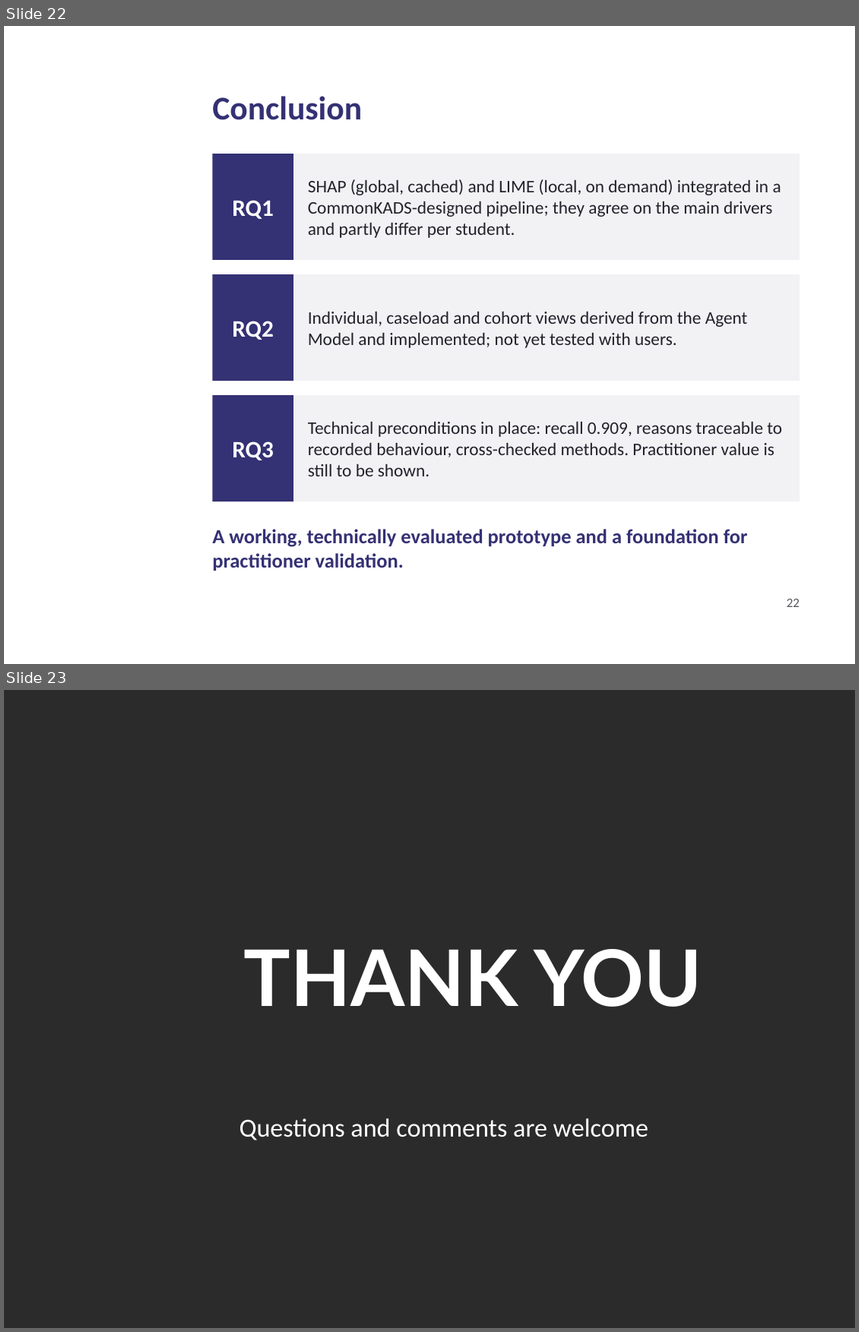
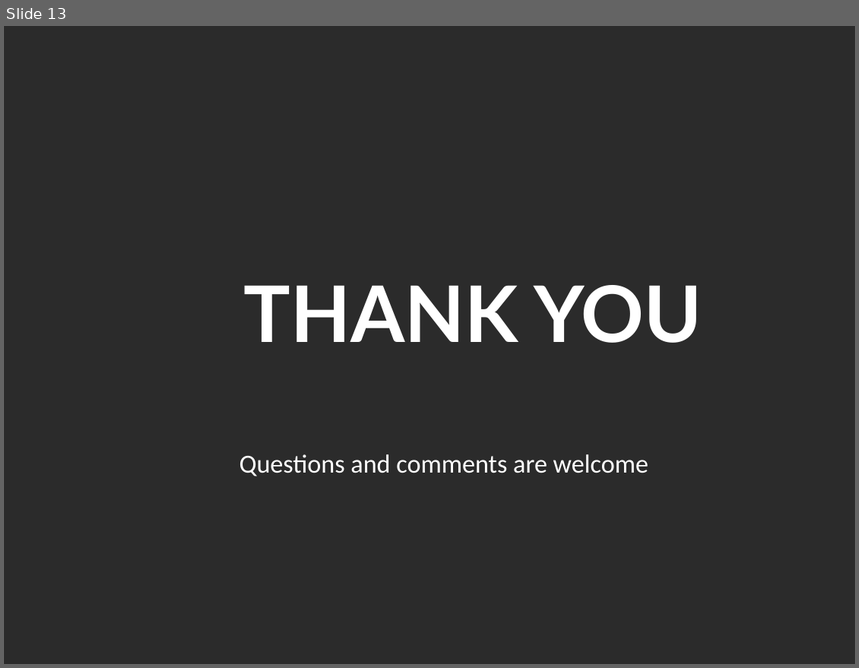
Before and after one commit to daniel-larry/python-run-result, a slide deck: Internal_Defense_Presentation.pptx. Shown one above the other, each under a label of ours: slides 22 and 23 before the commit, slide 13 after it. The pictures are 859x1332 and 859x668 pixels, drawn with LibreOffice and Linux fonts; fonts in the diff are those of the drawing; background and template pictures are left out; a plain dark background stands for a picture behind light text. Boxes give left, top, right and bottom in pixels: in the first picture for what was removed or moved away, otherwise in the second. Text is boxed around its words. In the diff, an @@ line names an element or a change of style, - is before the commit and + after.

```diff
--- a/Internal_Defense_Presentation.pptx
+++ b/Internal_Defense_Presentation.pptx
@@ slide 22 removed at box(4, 26, 855, 664), background picture (left out) @@
@@ title removed at box(212, 96, 362, 120) @@
-Conclusion
@@ rectangle removed at box(212, 154, 800, 260) @@
@@ rectangle removed at box(212, 154, 294, 260) @@
@@ text removed at box(308, 180, 781, 238) @@
-SHAP (global, cached) and LIME (local, on demand) integrated in a CommonKADS-designed pipeline; they agree on the main drivers and partly differ per student.
@@ text removed at box(232, 200, 273, 219) @@
-RQ1
@@ rectangle removed at box(212, 275, 800, 381) @@
@@ rectangle removed at box(212, 275, 294, 381) @@
@@ text removed at box(232, 321, 273, 340) @@
-RQ2
@@ text removed at box(308, 312, 748, 348) @@
-Individual, caseload and cohort views derived from the Agent Model and implemented; not yet tested with users.
@@ rectangle removed at box(212, 395, 800, 502) @@
@@ rectangle removed at box(212, 395, 294, 502) @@
@@ text removed at box(308, 422, 782, 477) @@
-Technical preconditions in place: recall 0.909, reasons traceable to recorded behaviour, cross-checked methods. Practitioner value is still to be shown.
@@ text removed at box(232, 442, 273, 461) @@
-RQ3
@@ text removed at box(212, 529, 748, 571) @@
-A working, technically evaluated prototype and a foundation for practitioner validation.
@@ text removed at box(787, 599, 800, 607) @@
-22
@@ what was slide 23 is now slide 13 @@
```
Also in this commit, not shown: 4 slides changed, 8 slides added, 17 other slides removed.
